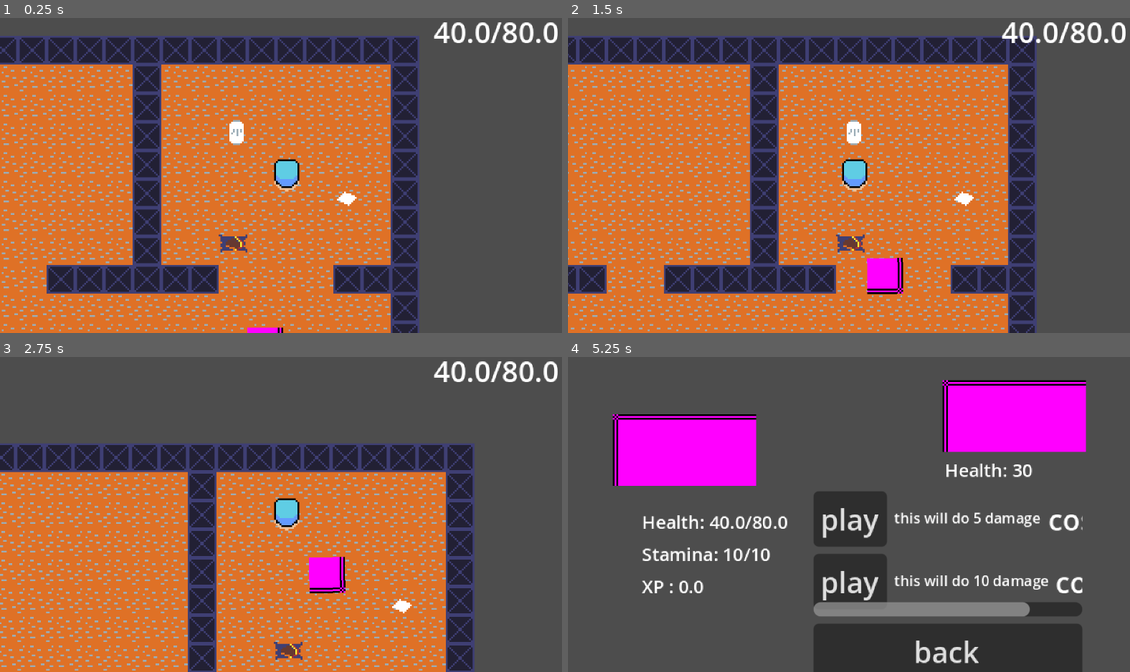
Above: before the commit, frames 1-4 (two rows, left to right).
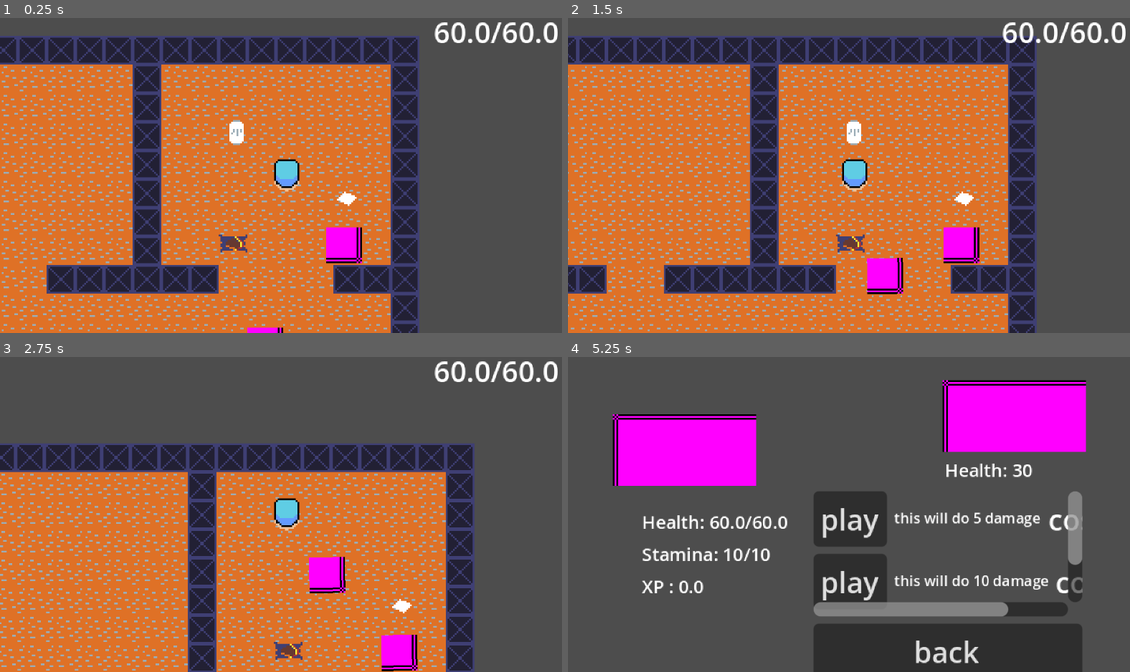
Above: after the commit, the same moments.

Repository: Robothan36/VLG-rpg
Game: Godot game, scene res://scene/main.tscn
Same seed, same stepped clock (60 frames per second), same inputs: the game is played once before the commit and once after it.
Inputs:
- Up to frame 1 (0.25 s): no input
- Up to frame 2 (1.5 s): tap Enter at 0.5 s; hold A (A) 0.53-1.28 s; tap D (D) at 0.8, 1.35 s
- Up to frame 3 (2.75 s): tap W (w) at 1.55 s; hold W (w) from 2.03 s (still down); tap A (A) at 2.3 s
- Up to frame 4 (5.25 s): release W (w) at 2.78 s; tap A (A) at 2.85, 4.55 s; tap D (D) at 3.05 s; hold D (D) 3.53-4.28 s; tap W (w) at 3.8 s; tap Space at 4.25 s; tap S (S) at 4.35 s; click "Fachwissen" at 5 s

The runs differ from the first frame. In frame 1, 0.9% of the frame differs, in the area x 58-92%, y 1-78%; in frame 2, 0.9%; in frame 3, 0.9%; in frame 4, 1.2%, in the area x 25-92%, y 42-83%.

Commit message:
bug fixes

Diff:
--- a/code/attack_script and ressources/resources/berechne_pi.tres
+++ b/code/attack_script and ressources/resources/berechne_pi.tres
@@ -7,5 +7,4 @@
 name_of_attack = "berechne pi"
 damage = 10
 prop = 2
-self_heal = 10
 metadata/_custom_type_script = "uid://bujlrqrhe6kf"
--- a/code/game_scripts/attack.gd
+++ b/code/game_scripts/attack.gd
@@ -35,7 +35,7 @@
 
 		# über jedes Element im Ordner iterieren und alle ressources
 		# mit selebn Fach in dic attack pool hinzufügen
-		print("attack pool is: ", attack_pool)
+	#	print("attack pool is: ", attack_pool)
 
 
 		var attack = chose_random_attack_with_prop()
--- a/code/game_scripts/fighting.gd
+++ b/code/game_scripts/fighting.gd
@@ -53,10 +53,11 @@
 
 	if Global.health <= 0:
 		print("player lost")
+		Global.reset_game()
 		get_tree().change_scene_to_file("res://scene/main.tscn")
 	if enemy_ressource.health <= 0:
 		print("enemy lost")
-	#	end_fight()
+		end_fight()
 
 func _on_items_pressed() -> void:
 	menu.visible = false
@@ -145,7 +146,9 @@
 
 func player_attack(damage,heal):
 	Global.health += heal
+
 	enemy_ressource.health -= damage
+
 	enemy_turn()
 
 func end_fight():
--- a/code/global_scripts/global.gd
+++ b/code/global_scripts/global.gd
@@ -17,23 +17,27 @@
 
 func _ready() -> void:
 	reset_game()
-	load_game()
+	#load_game()
 
 
 func reset_game():
 
+	player_position = Vector2(70,-340)
 
 	var attack_1 = load("res://code/player_attack_resource/ressource/benutzt_fachsprache.tres")
 	var attack_2 = load("res://code/player_attack_resource/ressource/pq_formel.tres")
+	var attack_3 = load("res://code/player_attack_resource/ressource/Periodensystem.tres")
 	attack_equip.append(attack_1)
 	attack_equip.append(attack_2)
+	attack_equip.append(attack_3)
+
 	print(attack_equip," are the equipted attacks")
 	# nur vorübergehend zum testen
 
 
 	allgemeinwissen = 1
-	health = 40
-	max_health = 80
+	health = 60
+	max_health = 60
 	xp = 0
 	stamina = 10
 	max_stamina = 10
@@ -54,23 +58,70 @@
 	# 3 stamina
 	file.store_var(inventory)
 	# 4 inventory
-	file.store_var(attack_equip)
+	file.store_var(save_res(attack_equip))
+	print("save was : ", save_res(attack_equip))
 	# 5 attack equip
 	file.store_var(player_position)
 	# 6 player position
 	print("Game was saved")
 
 func load_game():
+
+
 	if FileAccess.file_exists(save_path):
 		var file = FileAccess.open(save_path,FileAccess.READ)
 		print("save was succesful")
+
 		health = file.get_var()
 		xp = file.get_var()
 		stamina = file.get_var()
 		inventory = file.get_var()
-		attack_equip = file.get_var()
+		attack_equip = load_res(file.get_var(),"res://code/player_attack_resource/ressource/")
+
 		player_position = file.get_var()
 		print("save was succesful")
 
 	else:
 		print("save file was not found")
+
+
+
+
+func save_res(array):
+
+	var saved_array = []
+
+	for i in array:
+		saved_array.append(i.id)
+
+	print(saved_array, "this is the saved array")
+	return saved_array
+
+
+func load_res(encoded_array,path):
+
+	var decoded_array = []
+	for i in encoded_array:
+		var dir := DirAccess.open(path)
+
+		if dir:
+			dir.list_dir_begin()
+			var file_name = dir.get_next()
+
+			while file_name != "":
+				if not dir.current_is_dir():
+					# nur Dateien, keine Unterordner
+
+					# Pfad erstellen
+					var full_path = path + file_name
+					var res = load(full_path)
+
+
+					if res.id == i:
+						decoded_array.append(res)
+
+					file_name = dir.get_next()
+
+		dir.list_dir_end()
+
+		return decoded_array
--- a/code/player_attack_resource/player_attack_data.gd
+++ b/code/player_attack_resource/player_attack_data.gd
@@ -14,6 +14,7 @@
 @export var name_of_attack : String
 @export var damage : int
 
+@export var id : int
 @export var stamina_cost : int
 
 @export var self_heal := 0
--- a/code/player_attack_resource/ressource/Periodensystem.tres
+++ b/code/player_attack_resource/ressource/Periodensystem.tres
@@ -1,4 +1,4 @@
-[gd_resource type="Resource" script_class="player_attack" load_steps=2 format=3 uid="uid://dn064pnsrbjqe"]
+[gd_resource type="Resource" script_class="playerAttackData" load_steps=2 format=3 uid="uid://dn064pnsrbjqe"]
 
 [ext_resource type="Script" uid="uid://cab8fdvdr747d" path="res://code/player_attack_resource/player_attack_data.gd" id="1_uhtgo"]
 
@@ -6,5 +6,6 @@
 script = ExtResource("1_uhtgo")
 name_of_attack = "Periodenystem"
 damage = 2
+id = 1
 stamina_cost = 1
 metadata/_custom_type_script = "uid://cab8fdvdr747d"
--- a/code/player_attack_resource/ressource/pq_formel.tres
+++ b/code/player_attack_resource/ressource/pq_formel.tres
@@ -1,4 +1,4 @@
-[gd_resource type="Resource" script_class="player_attack" load_steps=2 format=3 uid="uid://c0o0cykfuslw"]
+[gd_resource type="Resource" script_class="playerAttackData" load_steps=2 format=3 uid="uid://c0o0cykfuslw"]
 
 [ext_resource type="Script" uid="uid://cab8fdvdr747d" path="res://code/player_attack_resource/player_attack_data.gd" id="1_tl8ln"]
 
@@ -6,5 +6,6 @@
 script = ExtResource("1_tl8ln")
 name_of_attack = "PQ Formel"
 damage = 10
+id = 2
 stamina_cost = 3
 metadata/_custom_type_script = "uid://cab8fdvdr747d"
--- a/scene/main.tscn
+++ b/scene/main.tscn
@@ -27,6 +27,11 @@
 
 [node name="enemy" parent="." instance=ExtResource("4_brvut")]
 position = Vector2(58.000004, -243)
+rotation = -3.153384
+enemyData = ExtResource("6_b5f6u")
+
+[node name="enemy2" parent="." instance=ExtResource("4_brvut")]
+position = Vector2(102, -299)
 rotation = -3.153384
 enemyData = ExtResource("6_b5f6u")
 
